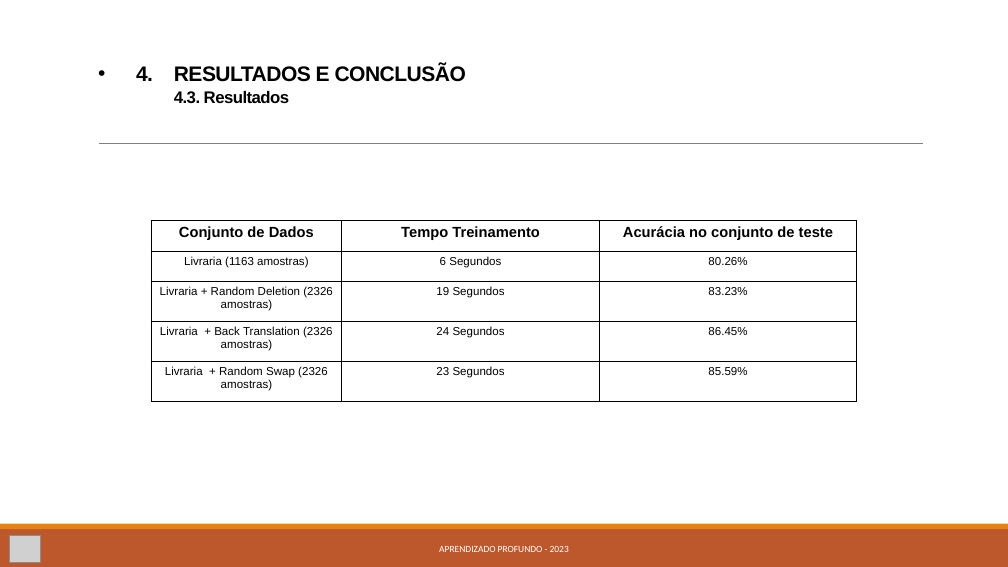
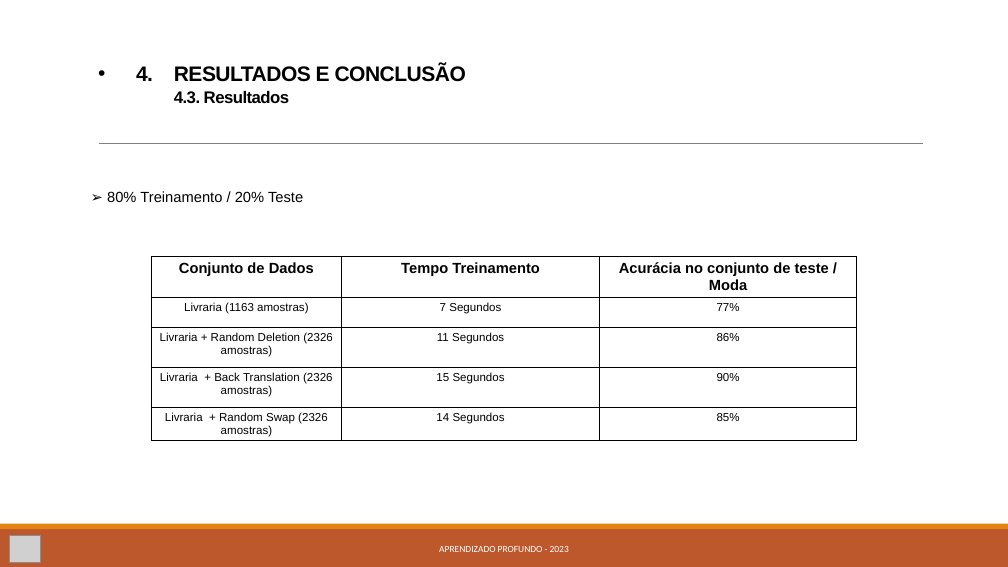
Before and after one commit to kevinsrq/data_augmentation, a slide deck: slide 18 of Apresentação.pptx (slide 13 before the commit). Drawn at 1008x567 pixels with LibreOffice and Linux fonts; fonts in the diff are those of the drawing; grey boxes stand for pictures. Boxes give left, top, right and bottom in pixels: in the first picture for what was removed or moved away, otherwise in the second. Text is boxed around its words. In the diff, an @@ line names an element or a change of style, - is before the commit and + after.

```diff
--- a/Apresentação.pptx
+++ b/Apresentação.pptx
@@ text added at [107, 191, 303, 202], 14 pt, text #000000 @@
+➢ 80% Treinamento / 20% Teste
@@ table at [151, 256, 858, 445] @@
-row 1, column 3: Acurácia no conjunto de teste
+row 1, column 3: Acurácia no conjunto de teste / / Moda
-row 2, column 2: 6 Segundos
+row 2, column 2: 7 Segundos
-row 2, column 3: 80.26%
+row 2, column 3: 77%
-row 3, column 2: 19 Segundos
+row 3, column 2: 11 Segundos
-row 3, column 3: 83.23%
+row 3, column 3: 86%
-row 4, column 2: 24 Segundos
+row 4, column 2: 15 Segundos
-row 4, column 3: 86.45%
+row 4, column 3: 90%
-row 5, column 2: 23 Segundos
+row 5, column 2: 14 Segundos
-row 5, column 3: 85.59%
+row 5, column 3: 85%
@@ table: place and size @@
-table at [151, 221, 858, 402]
+table at [151, 256, 858, 445]
```
Also in this commit, not shown: 10 other slides changed, 5 slides added.
